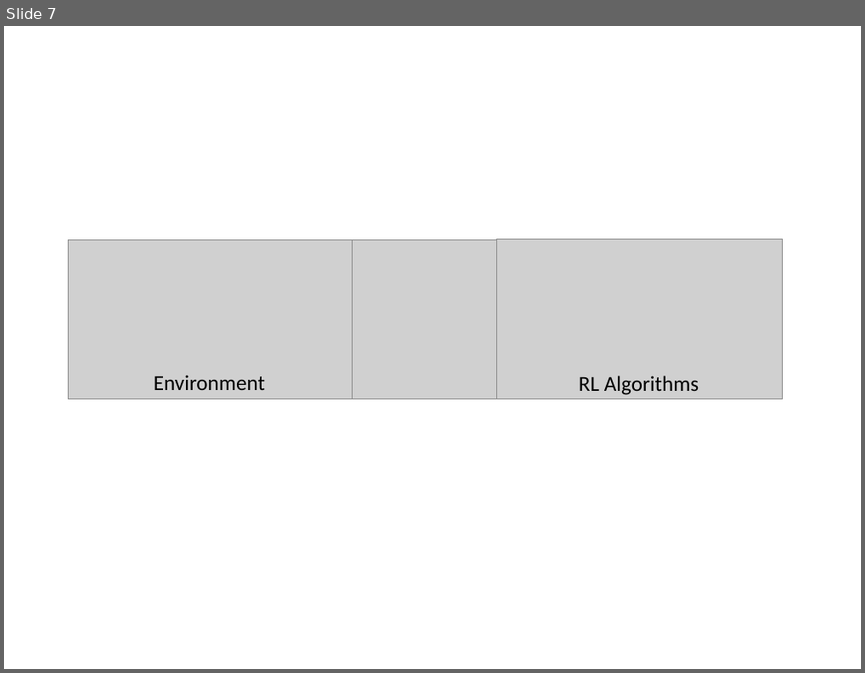
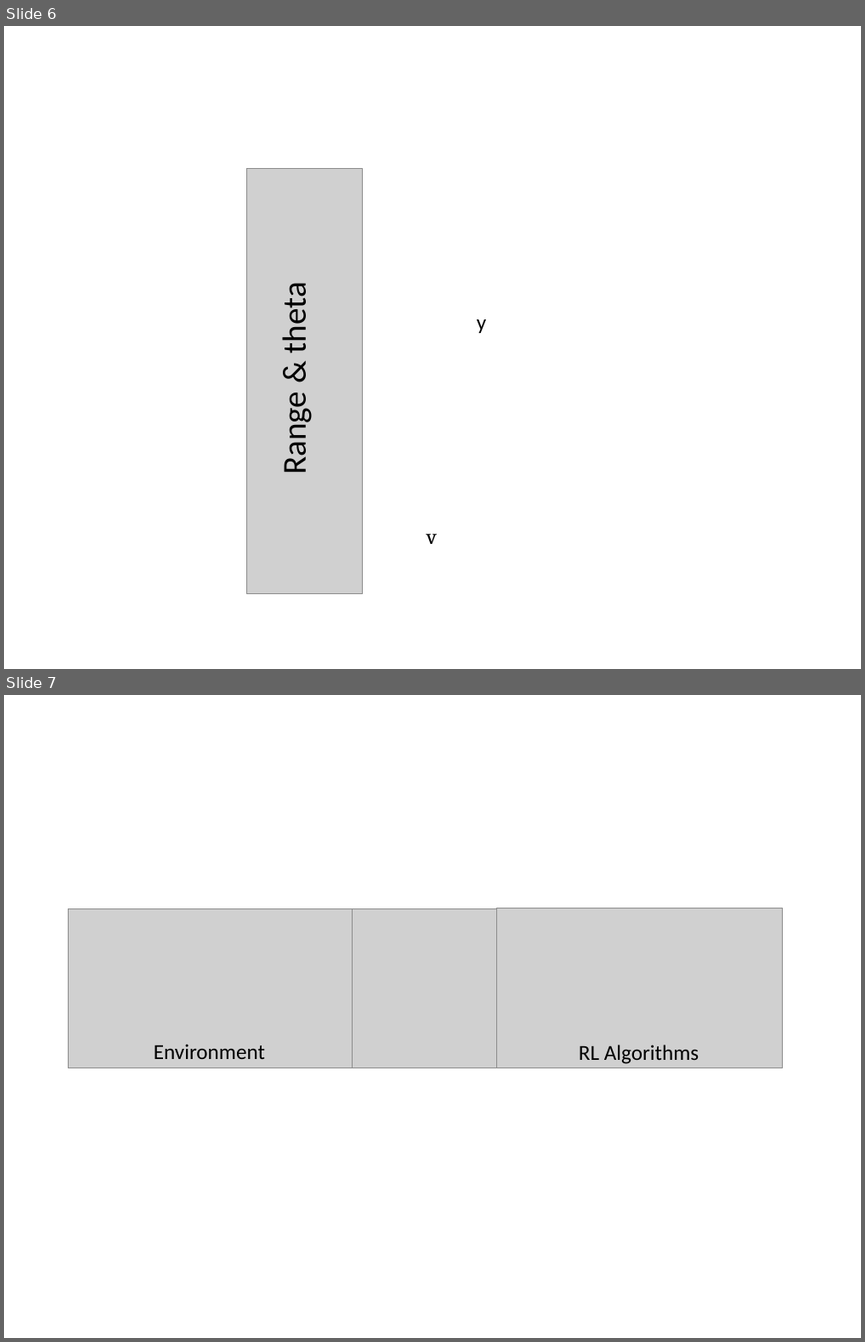
Before and after one commit to MohammadRaziei/BSc-Thesis, a slide deck: Thesis/Presentation.pptx. Shown one above the other, each under a label of ours: slide 7 before the commit, slides 6 and 7 after it. The pictures are 865x673 and 865x1342 pixels, drawn with LibreOffice and Linux fonts; fonts in the diff are those of the drawing; grey boxes stand for pictures. Boxes give left, top, right and bottom in pixels: in the first picture for what was removed or moved away, otherwise in the second. Text is boxed around its words. In the diff, an @@ line names an element or a change of style, - is before the commit and + after.

```diff
--- a/Thesis/Presentation.pptx
+++ b/Thesis/Presentation.pptx
@@ slide 6 added at <box>4,26,861,669</box>, background #FFFFFF @@
@@ picture added at <box>246,169,362,594</box> @@
@@ text added at <box>274,289,315,471</box>, 28 pt, text #000000 @@
+Range & theta
@@ text added at <box>477,319,486,333</box>, 18 pt, text #000000 @@
+y
@@ text added at <box>426,533,437,544</box>, 18 pt, text #000000 @@
+v
```
Also in this commit, not shown: 1 slide removed, 31 other files.
